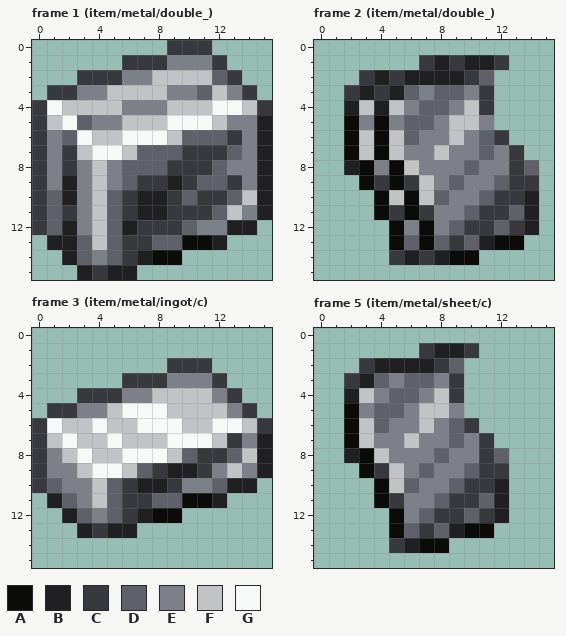
One commit to this pixel-art file: src/main/resources/assets/tfcmineralogy/simple_metal_template.aseprite. This is how it looked before the edit.
16x16 pixels, 7 frames. Colours within 5 levels of each other are drawn and written as one. Shown: frame 1 (item/metal/double_), frame 2 (item/metal/double_), frame 3 (item/metal/ingot/c), frame 5 (item/metal/sheet/c). The commit also changed other frames, which this record leaves out.
Palette (. is transparent): A #0b0b0a  B #202023  C #38393e  D #5f6069  E #7d7f89  F #c2c3c6  G #f7f8f8
Now the later version:
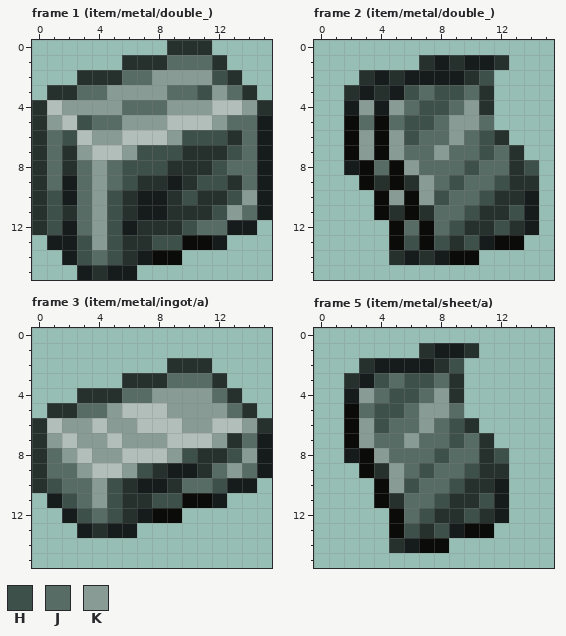
Colours new in this view: H #3e504a  J #566c65  K #889b95
Commit: Metal tools almost finished
The edit:
layer "arsenical_bronze" now shown
layer "cobalt" now hidden
colour B: #202023 -> #161c1b
colour C: #38393e -> #26312d
colour G: #f7f8f8 -> #b1beba
Changed rows in their new state; - is a pixel that keeps its letter.
Frame 1 (item/metal/double_):
first column x 1:
 1 --------JJJ---
 2 -----JJKKKKH--
 3 --JJKKKKJJHKJ-
 4 -KKKKJJJKKK--K
 5 K-HJJKKK---KJJ
 6 JH-KK---KHHH-J
 7 J-K--KHHH---HJ
 8 J-JKJHHH---HJJ
 9 J-JKJH----HH-J
10 H-JKH----H--HK
11 H-JKH------HKJ
12 H-JKH----HJJ--
13 --HKH--HH-----
14 --HJH---------
Frame 2 (item/metal/double_):
first column x 3:
 2 --------H---
 3 ---HJHHJ----
 4 K-KJHHJK----
 5 J-JHHJKKJ---
 6 K-KHJJKJH---
 7 K-KJJKJJHJ--
 8 -J-KJJJHJJ-H
 9 ----KJHJJH--
10 --K-KHJJH---
11 -----JJH--H-
12 ---J-JH--H--
13 ---H-H-H----
Frame 3 (item/metal/ingot/a):
first column x 1:
 3 --------JJJ---
 4 -----JJKKKKJ--
 5 --JJK---KKKKJ-
 6 -KK-KK---KK--K
 7 K-KK-KKK---K-J
 8 JK-KK---KH--HK
 9 JJK--KH----JKJ
10 HJJKH----JJH--
11 -HJKH--HH-----
12 --HJH---------
Frame 5 (item/metal/sheet/a):
first column x 3:
 2 ------H---
 3 -HJHHJ----
 4 KJHHJK----
 5 JHHJKKJ---
 6 KHJJKJH---
 7 KJJKJJHJ--
 8 -KJJJHJJ-H
 9 --KJHJJH--
10 --KHJJH---
11 ---JJH--H-
12 ---JH--H--
13 ---H-H----
Pixel boxes of the changes (left, top, right, bottom) in both pictures:
changed: (32, 40, 272, 280)
changed: (344, 55, 539, 265)
changed: (32, 358, 272, 538)
changed: (344, 343, 509, 553)
